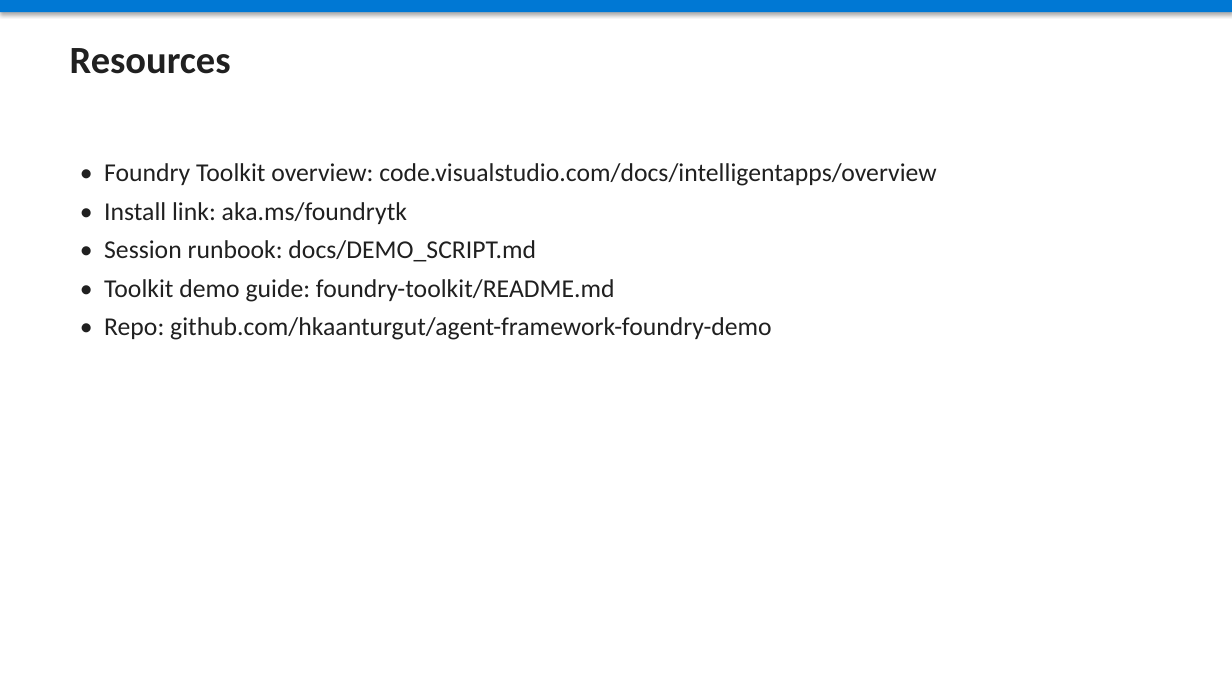
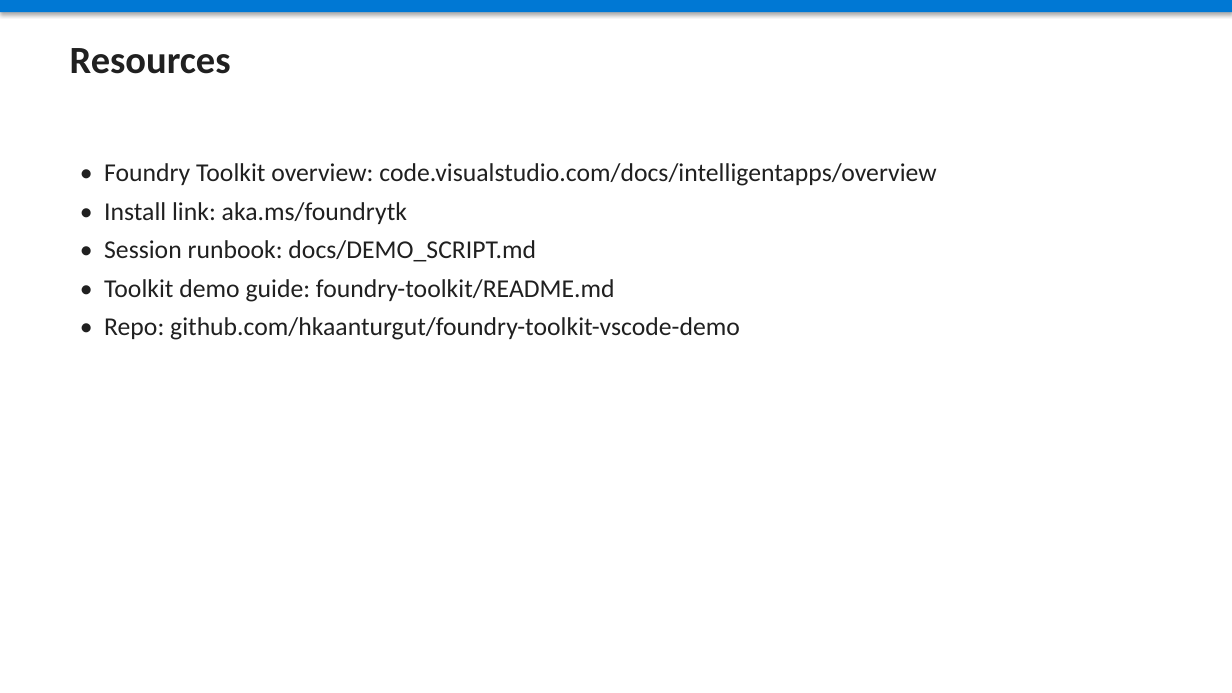
Before and after one commit to hkaanturgut/agent-framework-foundry-demo, a slide deck: slide 12 of deck/Build2026-Recap-Agents.pptx. Drawn at 1232x693 pixels with LibreOffice and Linux fonts; fonts in the diff are those of the drawing. Boxes give left, top, right and bottom in pixels: in the first picture for what was removed or moved away, otherwise in the second. Text is boxed around its words. In the diff, an @@ line names an element or a change of style, - is before the commit and + after.

```diff
--- a/deck/Build2026-Recap-Agents.pptx
+++ b/deck/Build2026-Recap-Agents.pptx
@@ text at box(104, 317, 740, 340): text changed @@
-• Repo: github.com/hkaanturgut/agent-framework-foundry-demo
+• Repo: github.com/hkaanturgut/foundry-toolkit-vscode-demo
```
Also in this commit, not shown: 2 other files.
